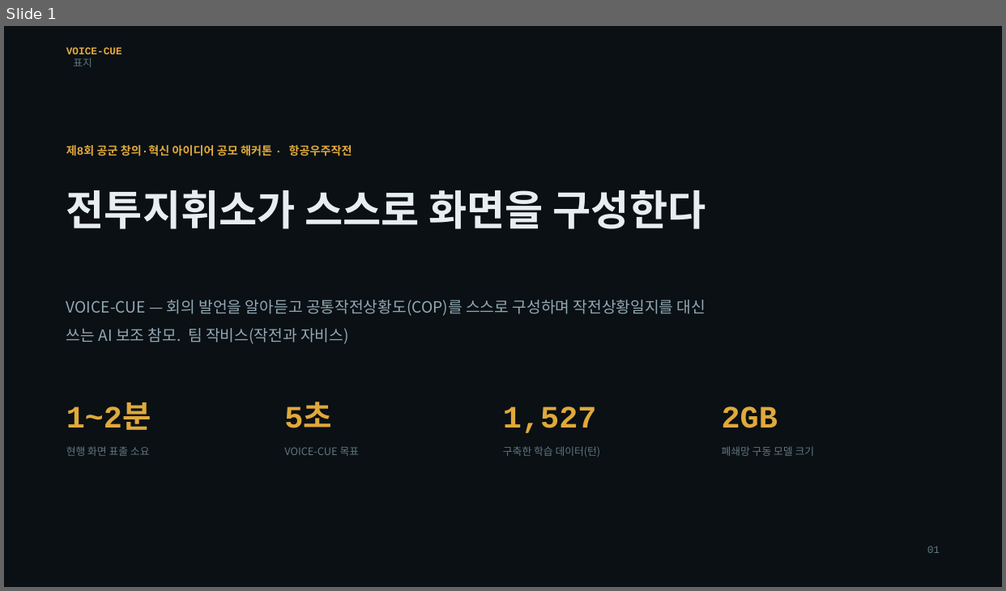
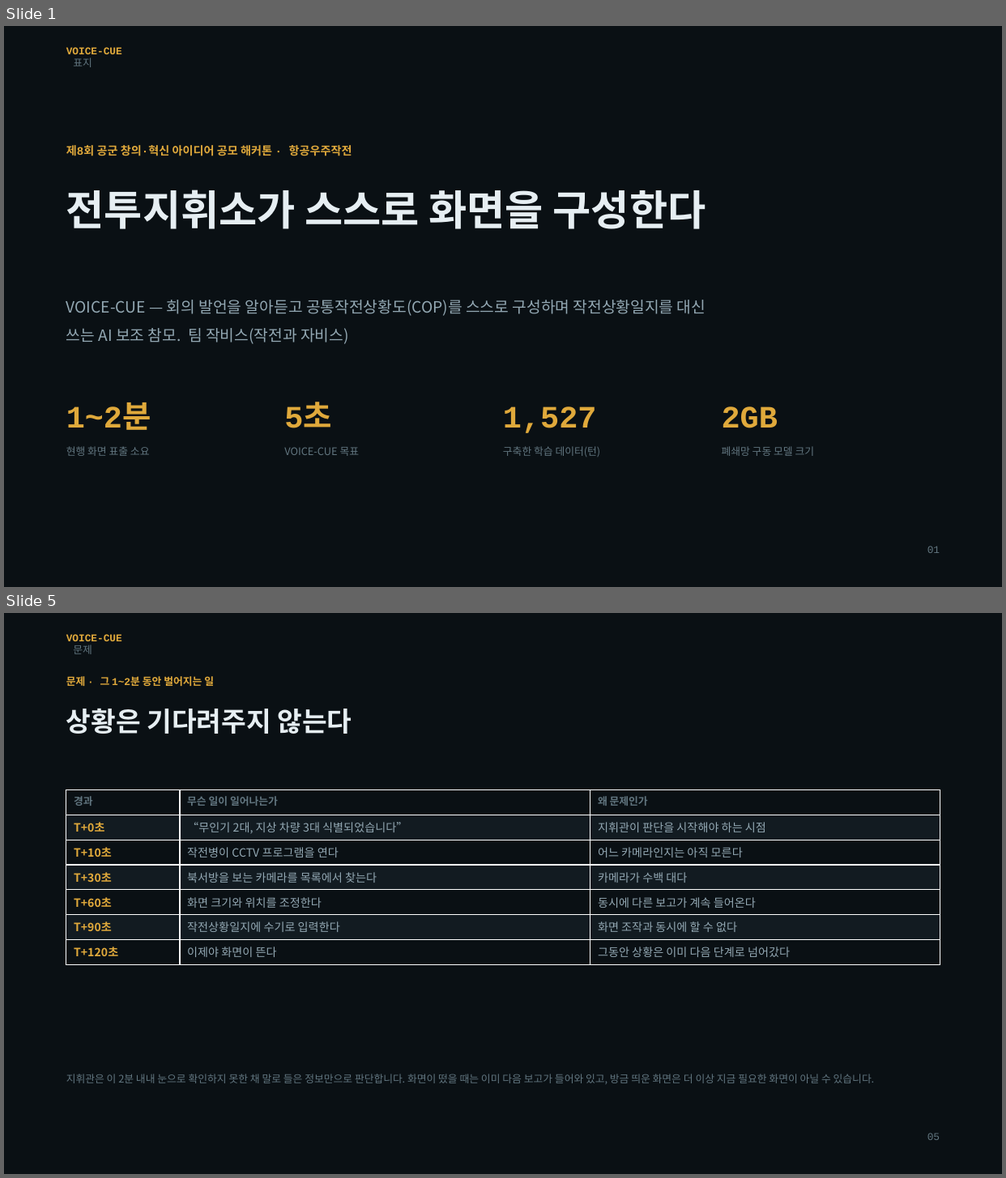
Before and after one commit to MeinBau/voiceq-air3, a slide deck: docs/voicecue_발표.pptx. Shown one above the other, each under a label of ours: slide 1 before the commit, slides 1 and 5 after it; the slides between them are not shown. The pictures are 1006x591 and 1006x1178 pixels, drawn with LibreOffice and Linux fonts; fonts in the diff are those of the drawing. Boxes give left, top, right and bottom in pixels: in the first picture for what was removed or moved away, otherwise in the second. Text is boxed around its words. In the diff, an @@ line names an element or a change of style, - is before the commit and + after.

```diff
--- a/docs/voicecue_발표.pptx
+++ b/docs/voicecue_발표.pptx
@@ slide 5 added at box(4, 613, 1002, 1174), background #0A1014 @@
@@ text added at box(66, 634, 122, 654), 10 pt, text #E0A93B, bold @@
+VOICE-CUE
+문제
@@ text added at box(66, 676, 214, 686), 10 pt, text #E0A93B, bold @@
+문제 · 그 1~2분 동안 벌어지는 일
@@ text added at box(66, 709, 351, 734), 26 pt, text #E6EEF2, bold @@
+상황은 기다려주지 않는다
@@ table added at box(66, 790, 940, 965), 7 rows, 3 columns @@
+경과 | 무슨 일이 일어나는가 | 왜 문제인가
+T+0초 | “무인기 2대, 지상 차량 3대 식별되었습니다” | 지휘관이 판단을 시작해야 하는 시점
+T+10초 | 작전병이 CCTV 프로그램을 연다 | 어느 카메라인지는 아직 모른다
+T+30초 | 북서방을 보는 카메라를 목록에서 찾는다 | 카메라가 수백 대다
+T+60초 | 화면 크기와 위치를 조정한다 | 동시에 다른 보고가 계속 들어온다
+T+90초 | 작전상황일지에 수기로 입력한다 | 화면 조작과 동시에 할 수 없다
+T+120초 | 이제야 화면이 뜬다 | 그동안 상황은 이미 다음 단계로 넘어갔다
@@ text added at box(66, 1074, 874, 1084), 10 pt, text #61757F @@
+지휘관은 이 2분 내내 눈으로 확인하지 못한 채 말로 들은 정보만으로 판단합니다. 화면이 떴을 때는 이미 다음 보고가 들어와 있고, 방금 띄운 화면은 더 이상 지금 필요한 화면이 아닐 수 있습니다.
@@ text added at box(927, 1133, 940, 1140), 10 pt, text #61757F @@
+05
```
Also in this commit, not shown: 22 slides changed, 3 other slides added, 1 other file.
